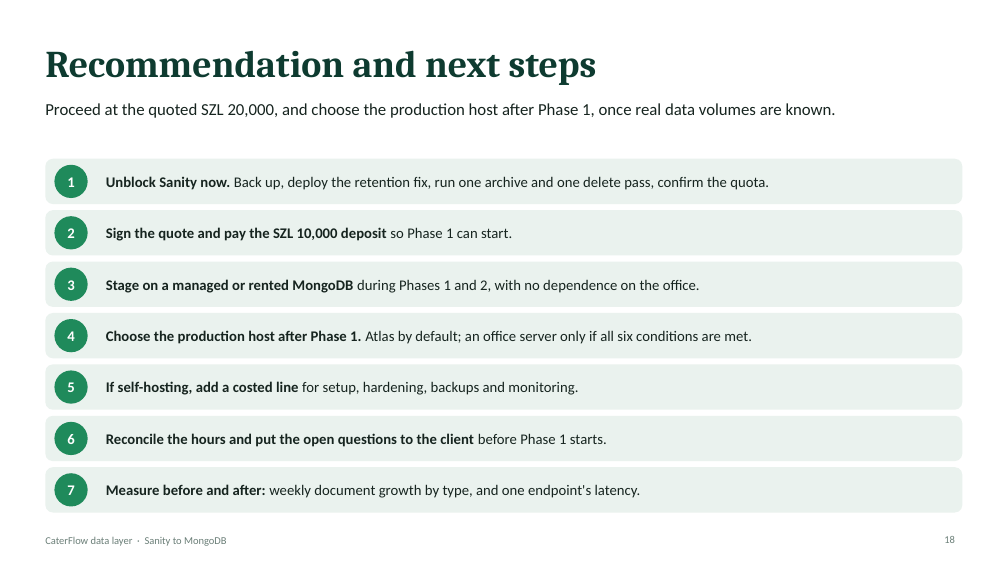
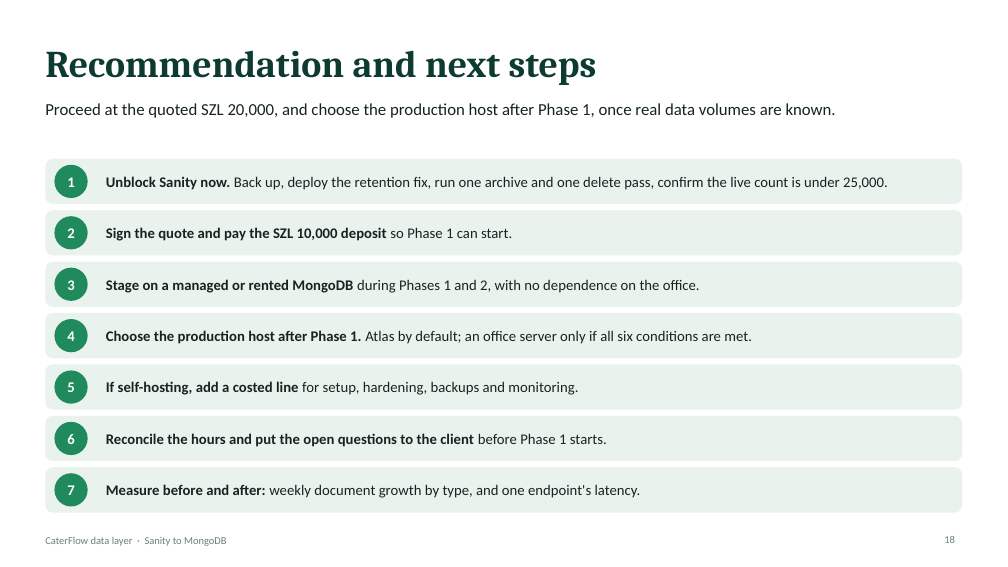
Before and after one commit to caterflowadmin/caterflow, a slide deck: slide 18 of quotes/2026-09-15-sanity-to-mongodb-migration/CaterFlow-MongoDB-Migration-Deck.pptx. Drawn at 1008x567 pixels with LibreOffice and Linux fonts; fonts in the diff are those of the drawing. Boxes give left, top, right and bottom in pixels: in the first picture for what was removed or moved away, otherwise in the second. Text is boxed around its words. In the diff, an @@ line names an element or a change of style, - is before the commit and + after.

```diff
--- a/quotes/2026-09-15-sanity-to-mongodb-migration/CaterFlow-MongoDB-Migration-Deck.pptx
+++ b/quotes/2026-09-15-sanity-to-mongodb-migration/CaterFlow-MongoDB-Migration-Deck.pptx
@@ text at (x1=106, y1=176, x2=888, y2=190): text changed @@
-Unblock Sanity now. Back up, deploy the retention fix, run one archive and one delete pass, confirm the quota.
+Unblock Sanity now. Back up, deploy the retention fix, run one archive and one delete pass, confirm the live count is under 25,000.
```
Also in this commit, not shown: 4 other slides changed, 4 other files.
